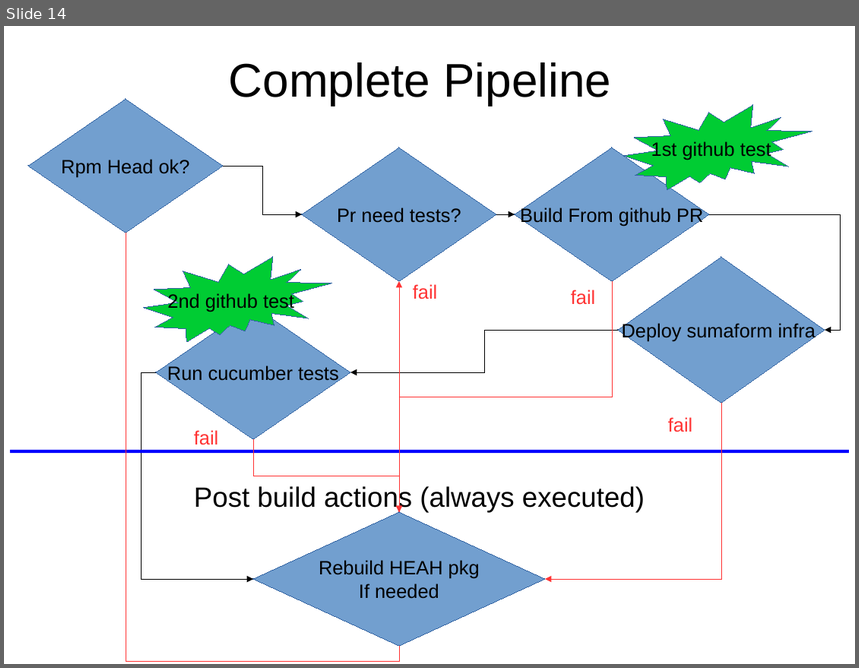
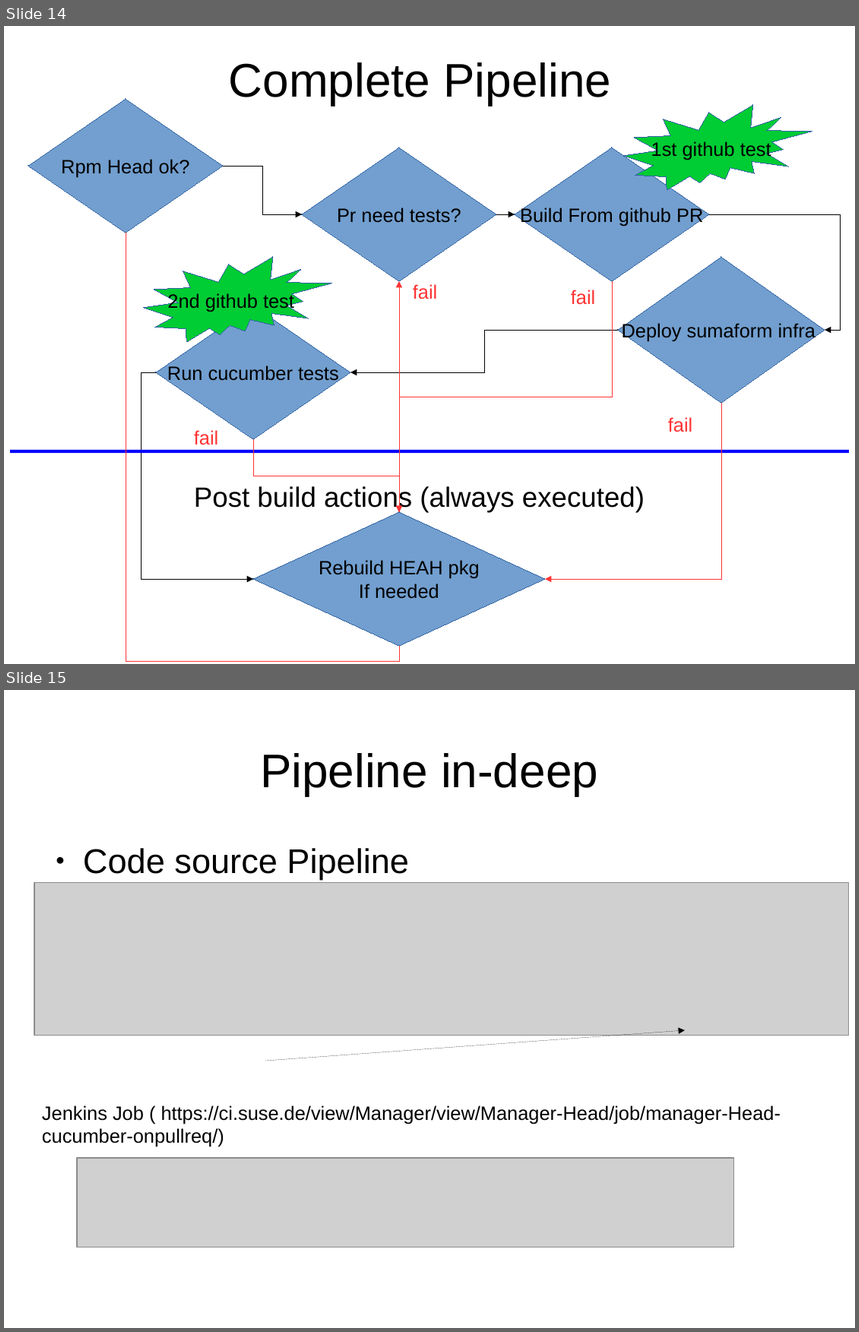
Before and after one commit to MalloZup/presentations, a slide deck: 2018/cucumber-prs/cucumber_onprs.odp. Shown one above the other, each under a label of ours: slide 14 before the commit, slides 14 and 15 after it. The pictures are 859x668 and 859x1332 pixels, drawn with LibreOffice and Linux fonts; fonts in the diff are those of the drawing; grey boxes stand for pictures. Boxes give left, top, right and bottom in pixels: in the first picture for what was removed or moved away, otherwise in the second. Text is boxed around its words. In the diff, an @@ line names an element or a change of style, - is before the commit and + after.

```diff
--- a/2018/cucumber-prs/cucumber_onprs.odp
+++ b/2018/cucumber-prs/cucumber_onprs.odp
@@ slide 15 added at bbox=[4, 690, 855, 1328], background #FFFFFF @@
@@ title added at bbox=[260, 753, 598, 796], 44 pt, text #000000 @@
+Pipeline in-deep
@@ text added at bbox=[83, 848, 409, 880], 32 pt, text #000000 @@
+● Code source Pipeline
@@ picture added at bbox=[34, 882, 849, 1035] @@
@@ arrow added from (266, 1061) to (685, 1030), #000000 0 pt @@
@@ text added at bbox=[42, 1106, 781, 1148], 18 pt, text #000000 @@
+Jenkins Job ( https://ci.suse.de/view/Manager/view/Manager-Head/job/manager-Head-cucumber-onpullreq/)
@@ picture added at bbox=[77, 1158, 734, 1248] @@
```
Also in this commit, not shown: 3 slides changed, 5 other slides added, 1 slide removed.
